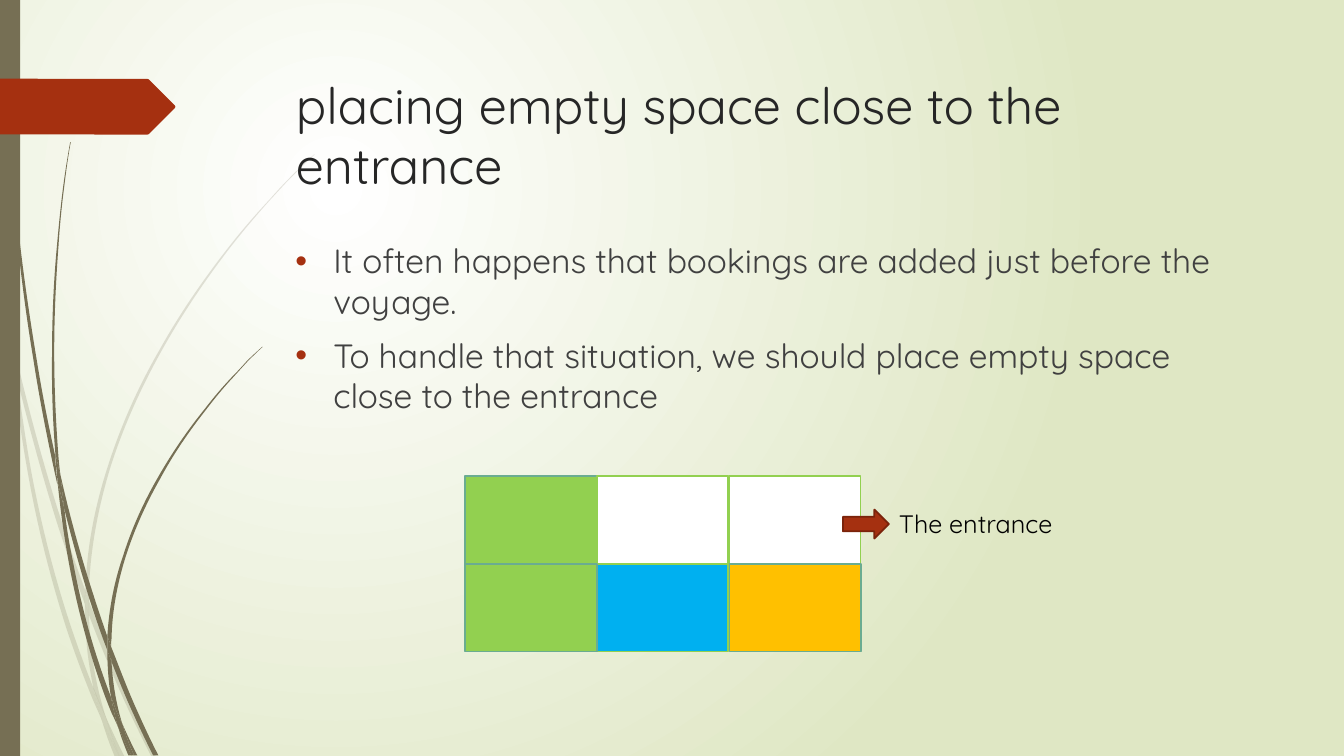
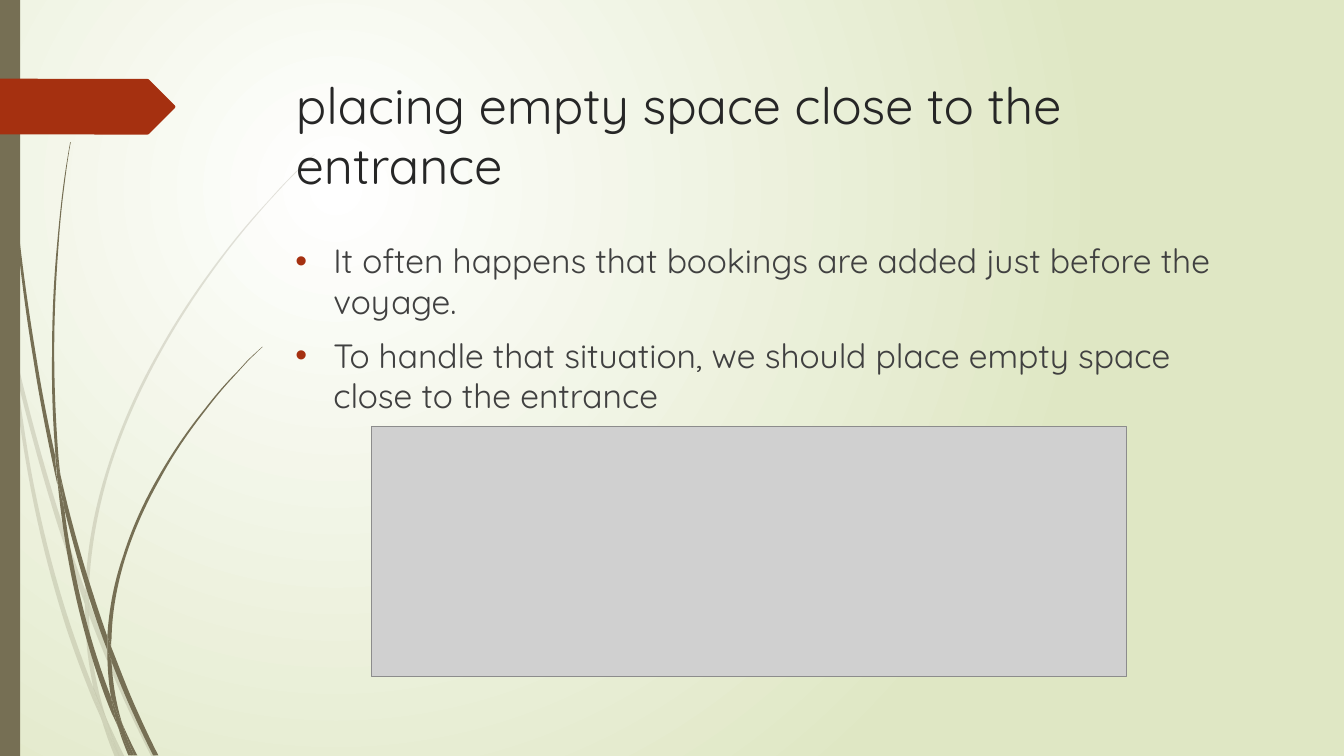
Before and after one commit to r-kurosu/kline_new, a slide deck: slide 17 of 竹田.pptx (slide 18 before the commit). Drawn at 1344x756 pixels with LibreOffice and Linux fonts; fonts in the diff are those of the drawing; grey boxes stand for pictures. Boxes give left, top, right and bottom in pixels: in the first picture for what was removed or moved away, otherwise in the second. Text is boxed around its words. In the diff, an @@ line names an element or a change of style, - is before the commit and + after.

```diff
--- a/竹田.pptx
+++ b/竹田.pptx
@@ picture added at (x1=371, y1=426, x2=1126, y2=678) @@
@@ rectangle removed at (x1=465, y1=476, x2=597, y2=564) @@
@@ rectangle removed at (x1=597, y1=476, x2=729, y2=564) @@
@@ rectangle removed at (x1=729, y1=476, x2=861, y2=564) @@
@@ right arrow removed at (x1=843, y1=510, x2=889, y2=539) @@
@@ text removed at (x1=899, y1=514, x2=1052, y2=534) @@
-The entrance
@@ rectangle removed at (x1=465, y1=564, x2=597, y2=651) @@
@@ rectangle removed at (x1=597, y1=564, x2=729, y2=651) @@
@@ rectangle removed at (x1=730, y1=564, x2=862, y2=651) @@
```
Also in this commit, not shown: 1 other slide changed, 1 slide removed, 3 other files.
